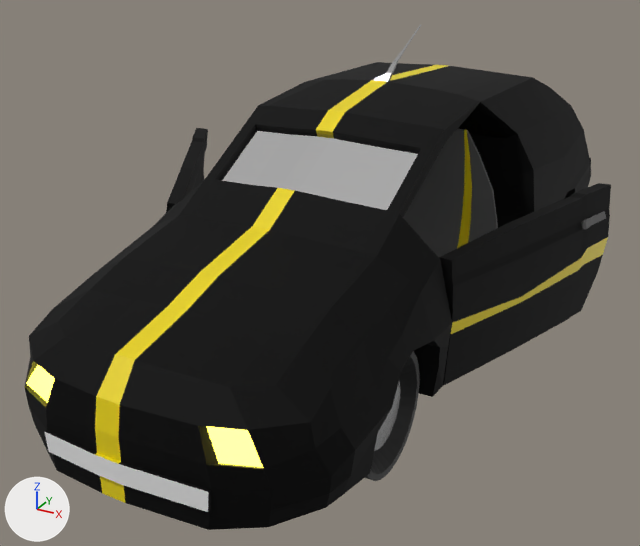
One commit to the FBX model art/3D/cars/Rick/Coche01.fbx: the scene before it, then after it.
Both versions are drawn from a 50 mm camera at (1.37, -3.02, 1.89) aimed at (-0.1, -0.35, 0.55). Every picture has the same lights, and +X, +Y and +Z are marked at lower left. Where no turn or scale is listed for an object, it has been applied to the vertices. Vertices at the same position are counted once.

Names of what the first picture shows: 'Asientos', 'Carroceria', 'Puerta Drch', 'Puerta Izquierda', 'Rueda 02'.
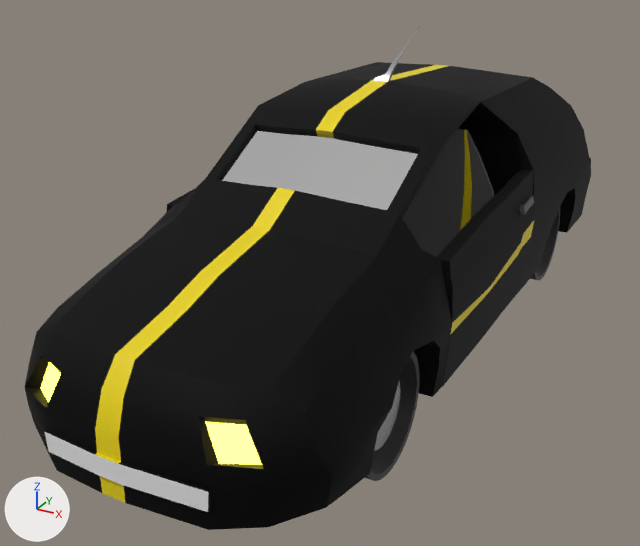
Where the newer file only moved an object's origin or applied its transform, the numbers keep the older frame.

What the commit changed:
me_plane has 1078 vertices, 1109 faces and spans x -0.57..0.56, y -1.61..1.2, z 0.11..1.11.
me_plane is used by ob_carroceria; location (0.0, 0.0, 0.268).
me_plane part 1: 43 of 1078 vertices moved; they spanned x -0.47..0.47, y -1.58..-0.67, z 0.31..0.61 and now span x -0.45..0.45, y -1.56..-0.69, z 0.31..0.61; mean shift (0.0, 0.0, 0.01); largest move (-0.42, -1.5, 0.31) -> (-0.36, -1.5, 0.31).
Object 'Puerta Izquierda' (ob_puerta_izquierda) turns from (0, 0, -20) to (0, 0, 0) degrees about x, y and z.
Object 'Puerta Drch' (ob_puerta_drch) turns from (0, 0, 29) to (0, 0, 0) degrees about x, y and z.

What differs and where, as boxes (x1, y1, x2, y2) in the pictures (640 x 546 px; the box of a moved part takes in the faces that stretch with it):
'Puerta Izquierda', turned: before (439, 183, 611, 385); after (437, 170, 535, 386)
'Puerta Drch', turned: before (166, 128, 208, 213); after (166, 189, 194, 213)
part 1 of me_plane, moved or reshaped: before (25, 179, 440, 469); after (25, 180, 440, 469)
